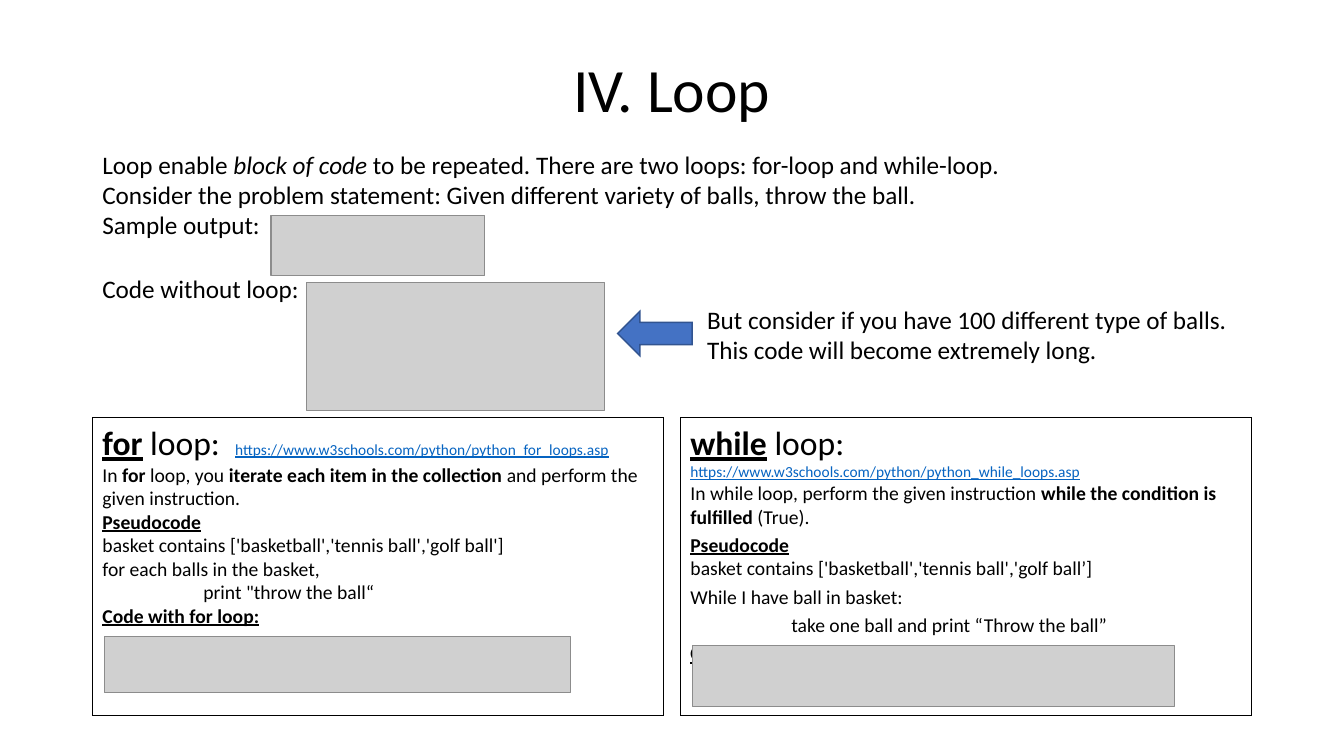
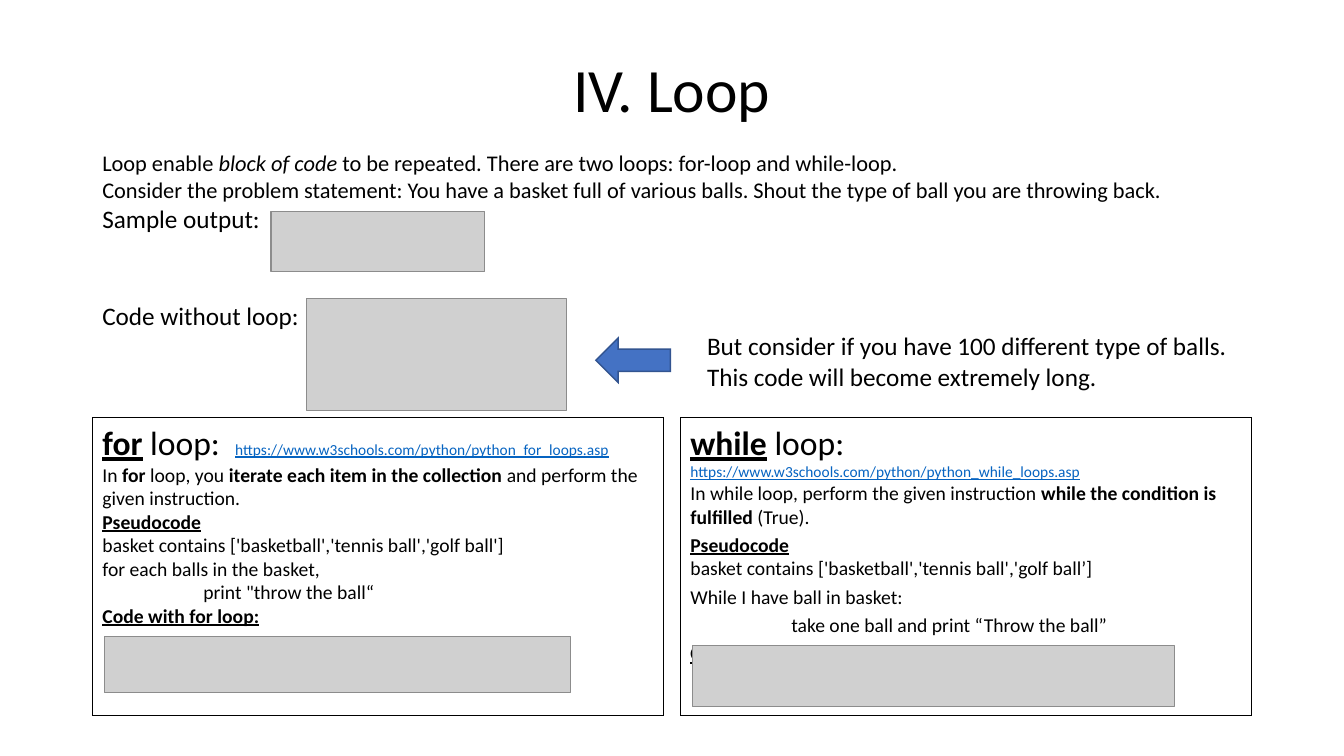
Before and after one commit to henrywma/foConnect, a slide deck: slide 14 of Python guide.pptx. Drawn at 1344x756 pixels with LibreOffice and Linux fonts; fonts in the diff are those of the drawing; grey boxes stand for pictures. Boxes give left, top, right and bottom in pixels: in the first picture for what was removed or moved away, otherwise in the second. Text is boxed around its words. In the diff, an @@ line names an element or a change of style, - is before the commit and + after.

```diff
--- a/Python guide.pptx
+++ b/Python guide.pptx
@@ text at box(102, 155, 897, 175): size 18 to 16 pt in "Loop enable block of code to be ..." @@
@@ text at box(102, 182, 1161, 202): text changed; size 18 to 16 pt @@
-Consider the problem statement: Given different variety of balls, throw the ball.
+Consider the problem statement: You have a basket full of various balls. Shout the type of ball you are throwing back.
@@ picture: place and size @@
-picture at box(307, 282, 605, 410)
+picture at box(307, 298, 567, 410)
@@ left arrow: place and size @@
-left arrow at box(618, 312, 693, 356)
+left arrow at box(596, 338, 670, 382)
```
Also in this commit, not shown: 7 other slides changed.
